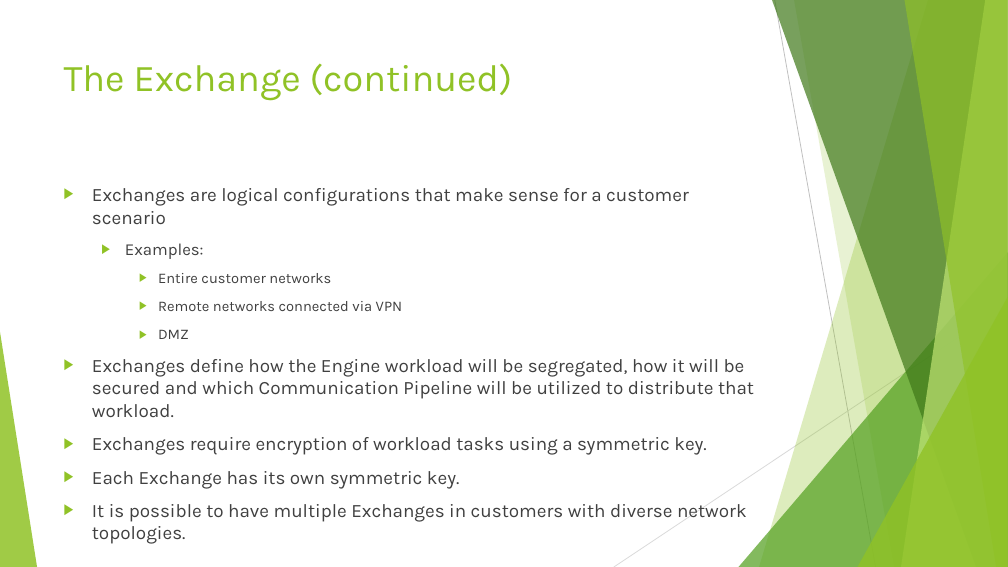
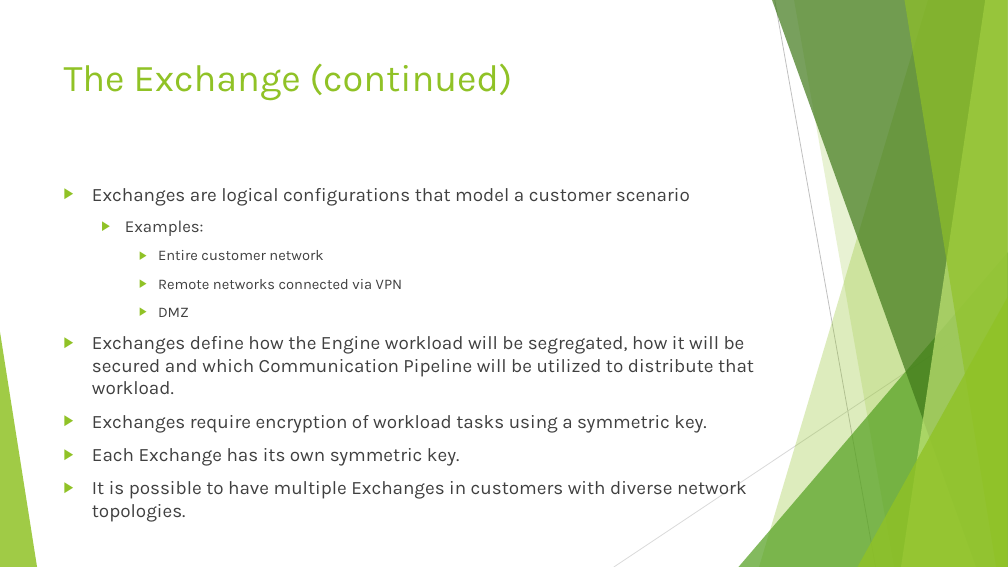
Before and after one commit to thycotic/rabbitmq-helper, a slide deck: slide 5 of documentation/redesignbasicoverview/redesignbasicoverview.pptx. Drawn at 1008x567 pixels with LibreOffice and Linux fonts; fonts in the diff are those of the drawing. Boxes give left, top, right and bottom in pixels: in the first picture for what was removed or moved away, otherwise in the second. Text is boxed around its words. In the diff, an @@ line names an element or a change of style, - is before the commit and + after.

Commit message:
Slide rework

```diff
--- a/documentation/redesignbasicoverview/redesignbasicoverview.pptx
+++ b/documentation/redesignbasicoverview/redesignbasicoverview.pptx
@@ text at (x1=92, y1=188, x2=690, y2=206): text changed @@
-▶ Exchanges are logical configurations that make sense for a customer scenario
+▶ Exchanges are logical configurations that model a customer scenario
@@ text at (x1=158, y1=250, x2=323, y2=260): text changed @@
-    ▶ Entire customer networks
+    ▶ Entire customer network
```
